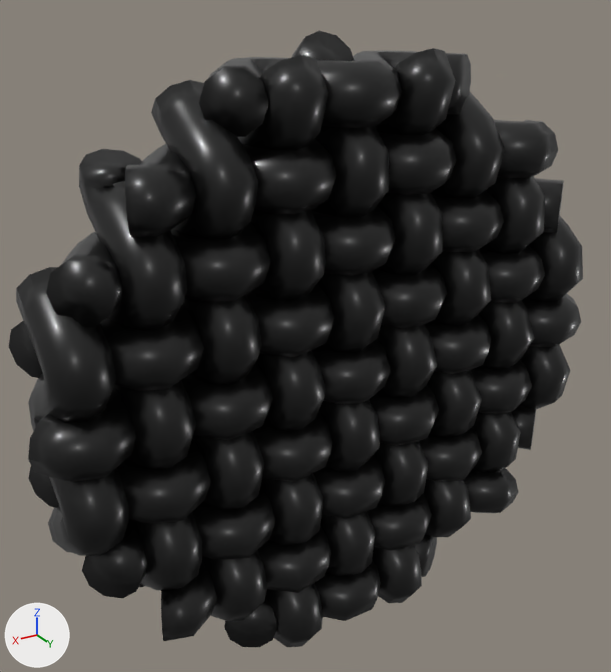
The glTF model works/019_aya/model.glb, before and after one commit.
The view is the same before and after, from a 50 mm lens placed at (1.54, 2.36, 2.73), pointed at (0.08, -0.07, 1.51). The lights are fixed; the arrows at lower left show +X, +Y and +Z. The picture after the commit comes second. Mesh edges are drawn as thin lines on the coarser meshes. Where no turn or scale is listed for an object, it has been applied to the vertices.

The first picture shows 'aya'.
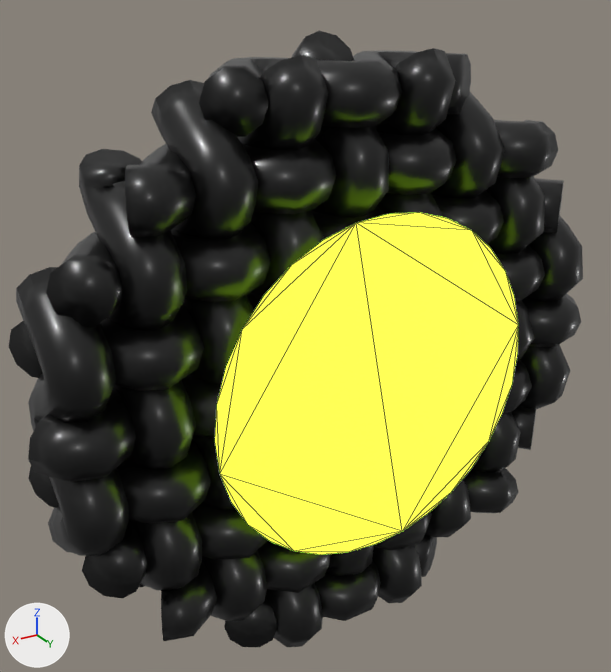
The change in detail:
Material 'aya_lime' (mat_aya_lime) is new.
Its base color is (0.376, 0.745, 0.0273) (green #a5e02e).
Its emission color is (0.505, 1.0, 0.0367) (green #bcff36).
Its emission strength is 1.938.
Mesh me_circle is new.
It has 32 vertices, 30 faces and spans x -0.62..0.62, y 0.0, z -0.62..0.62.
It uses material mat_aya_lime (green #a5e02e, glowing green #bcff36).
Object 'lime_back' (ob_lime_back) is new; it shows me_circle.
Its location is (0.0, 0.3, 1.42).

Location of each change, [x1, y1, x2, y2] in pixels of the pictures (611 x 672 px):
'lime_back', added
    after: [215, 212, 518, 555]
